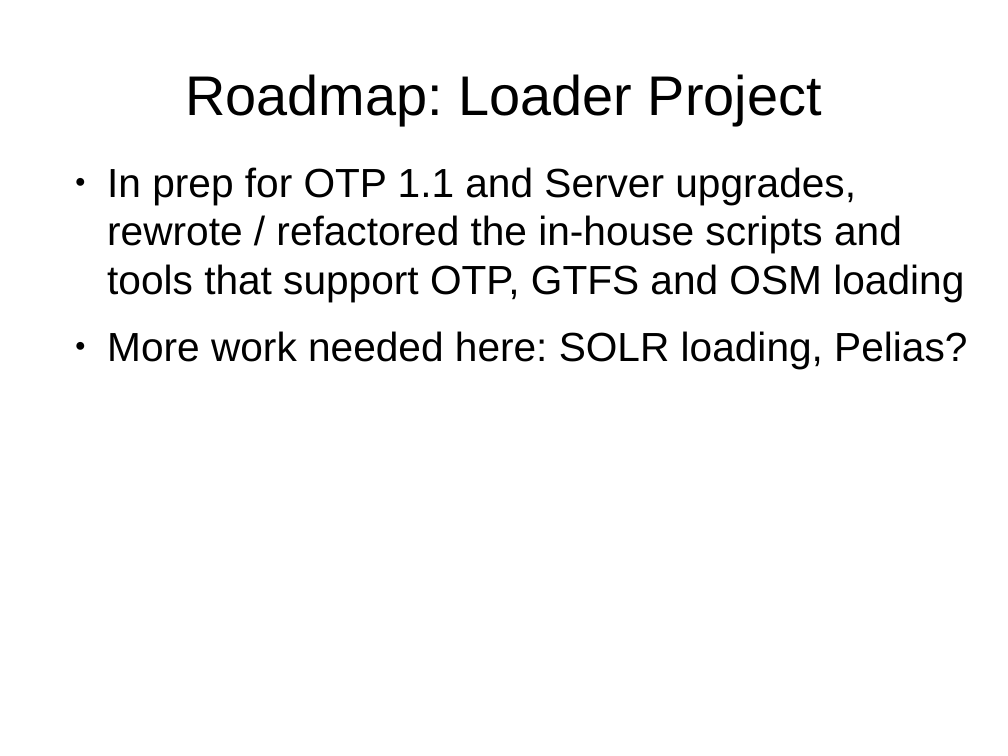
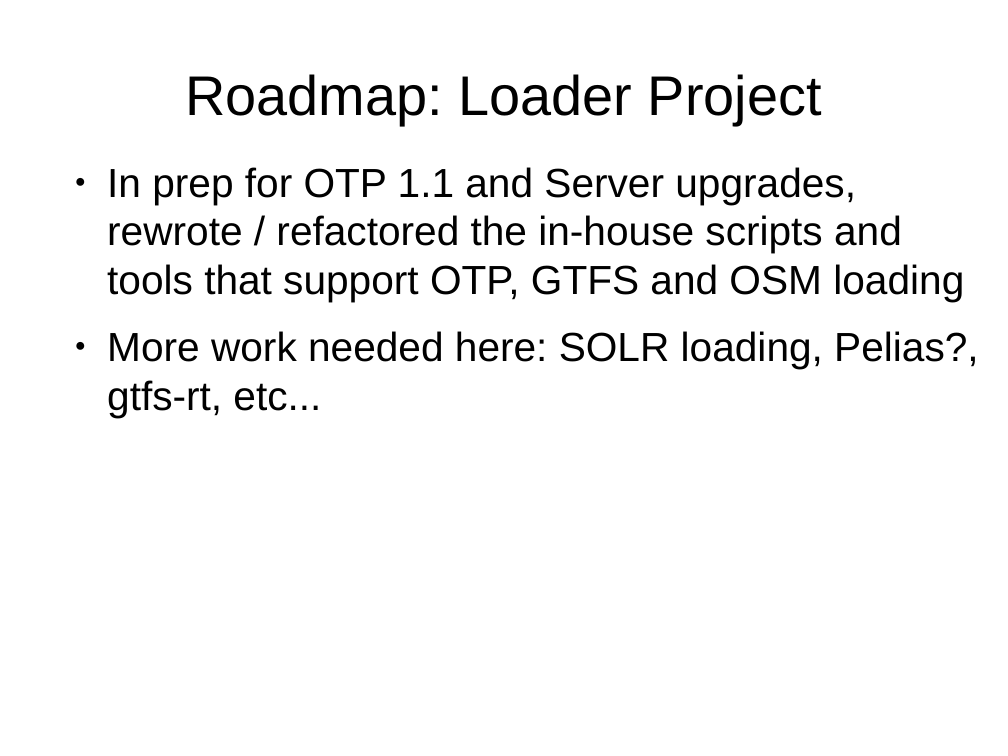
Before and after one commit to OpenTransitTools/docs, a slide deck: slide 4 of trimet/TriMet Roadmap 2017.odp. Drawn at 1008x756 pixels with LibreOffice and Linux fonts; fonts in the diff are those of the drawing. Boxes give left, top, right and bottom in pixels: in the first picture for what was removed or moved away, otherwise in the second. Text is boxed around its words. In the diff, an @@ line names an element or a change of style, - is before the commit and + after.

```diff
--- a/trimet/TriMet Roadmap 2017.odp
+++ b/trimet/TriMet Roadmap 2017.odp
@@ text at (107,331,979,417): text changed @@
-● More work needed here: SOLR loading, Pelias?
+● More work needed here: SOLR loading, Pelias?, gtfs-rt, etc...
```
Also in this commit, not shown: 2 other slides changed, 2 slides added.
